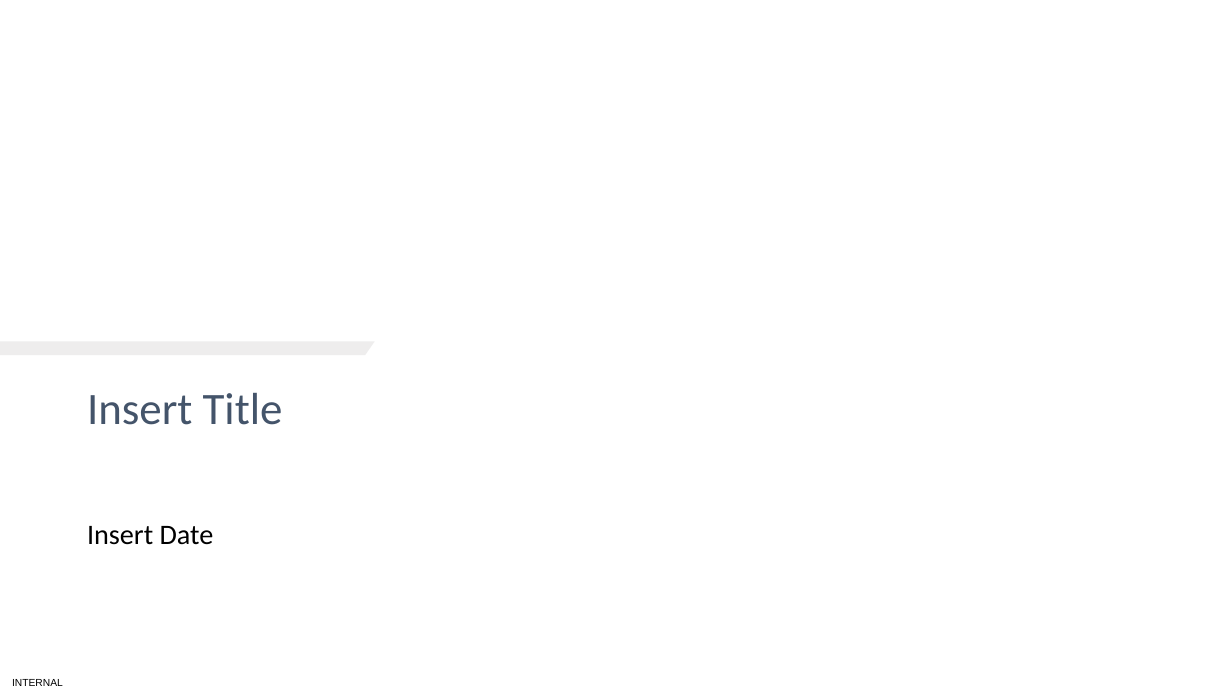
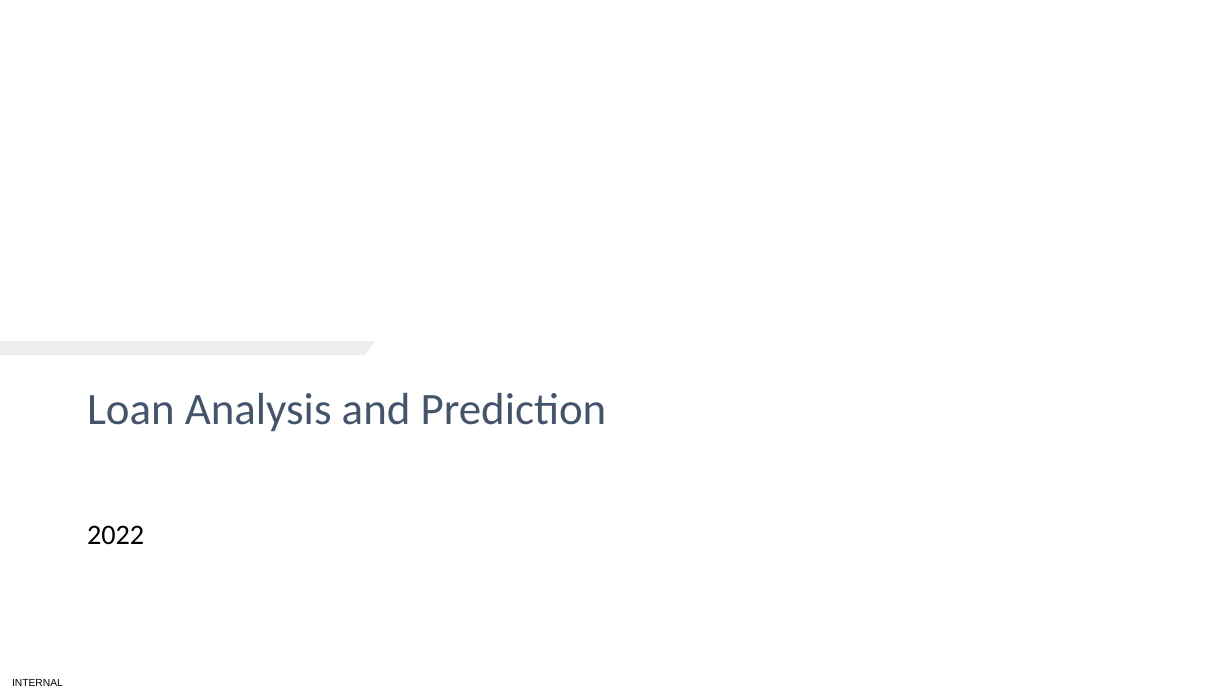
Before and after one commit to dennislamcv1/StandardBankDS, a slide deck: slide 1 of template.pptx. Drawn at 1232x693 pixels with LibreOffice and Linux fonts; fonts in the diff are those of the drawing. Boxes give left, top, right and bottom in pixels: in the first picture for what was removed or moved away, otherwise in the second. Text is boxed around its words. In the diff, an @@ line names an element or a change of style, - is before the commit and + after.

```diff
--- a/template.pptx
+++ b/template.pptx
@@ text at (87, 393, 607, 432): text changed @@
-Insert Title
+Loan Analysis and Prediction
@@ text at (87, 525, 144, 545): text changed @@
-Insert Date
+2022
```
Also in this commit, not shown: 2 other files.
